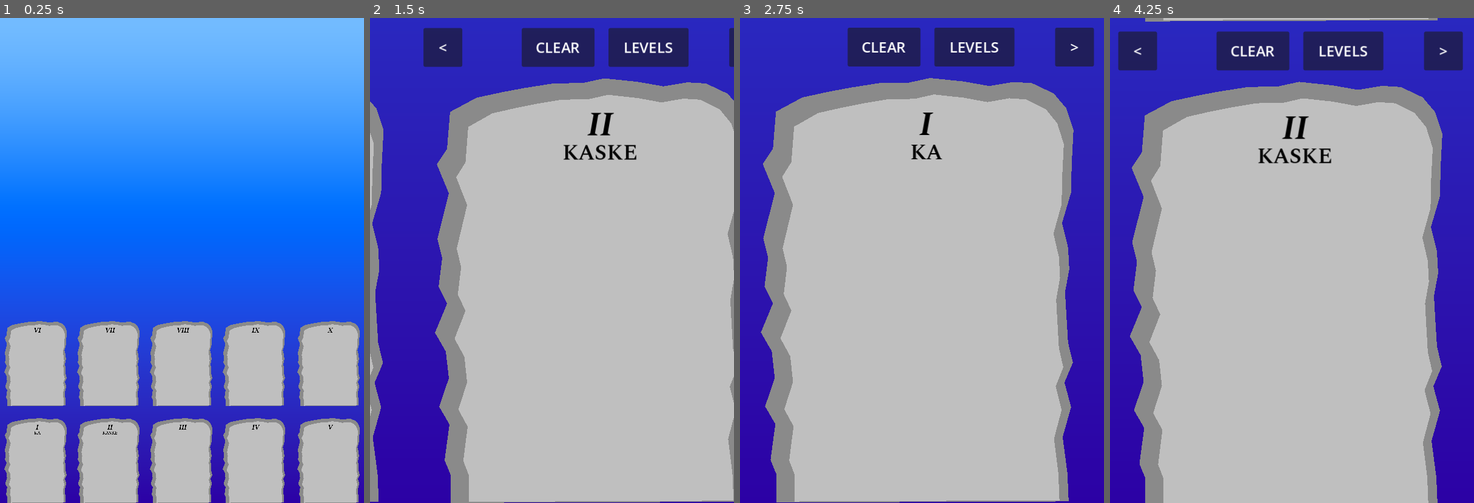
Above: before the commit, frames 1-4 (left to right).
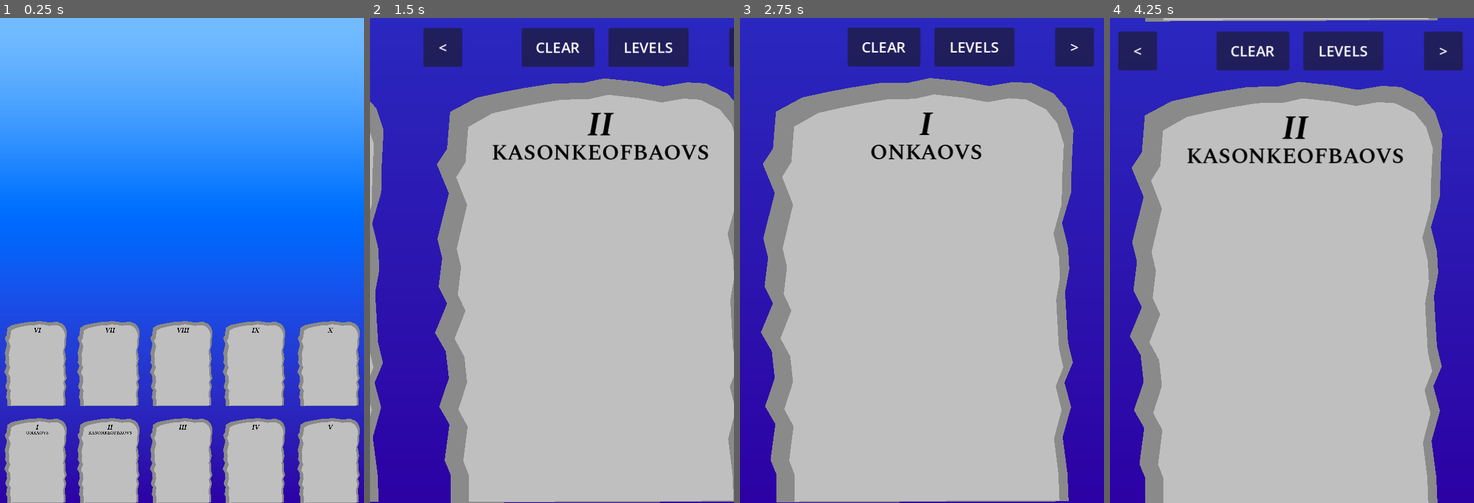
Above: after the commit, the same moments.

Repository: foolmoron/EtsaDjavul
Game: Godot game, scene res://main.tscn
Same seed, same stepped clock (60 frames per second), same inputs: the game is played once before the commit and once after it.
Inputs (mouse positions are in pixels of both pictures, inside the frame that each line leads up to):
- Up to frame 1 (0.25 s): no input
- Up to frame 2 (1.5 s): tap Enter at 0.5 s; move the mouse to (406, 469) at 0.52 s; click (406, 469) at 0.67 s; click ">" at 1.25 s
- Up to frame 3 (2.75 s): click "<" at 2 s
- Up to frame 4 (4.25 s): click "LEVELS" at 2.75 s; tap Space at 3.5 s; move the mouse to (1219, 469) at 3.52 s; click (1219, 469) at 3.67 s

The runs differ from the first frame. In frame 1, less than 0.1% of the frame differs, in the area x 7-37%, y 85-86%; in frame 2, 0.9%; in frame 3, 0.5%; in frame 4, 1.0%, in the area x 21-81%, y 26-30%.

Commit message:
sequencing

Diff:
--- a/Runes/BA.tres
+++ b/Runes/BA.tres
@@ -6,4 +6,7 @@
 script = ExtResource("1_hywdo")
 text = "BA"
 text_plural = "BAS"
+text_genitive = "BAOF"
+text_genitive_plural = "BAOVS"
+neg_prefix = "ON"
 strokes = Array[PackedVector2Array]([PackedVector2Array(-16, -241, -12, -211, -10, -183, -8, -157, -10, -127, -14, -97, …(295 unchanged characters)…
--- a/Runes/Drawing.gd
+++ b/Runes/Drawing.gd
@@ -1,6 +1,6 @@
 class_name Drawing
 
-const DEDUPE_GRID_DIST := 20.0
+const DEDUPE_GRID_DIST := 10.0
 const DEDUPE_SNAP_VEC := Vector2(DEDUPE_GRID_DIST, DEDUPE_GRID_DIST)
 
 var points: Array = []
@@ -11,7 +11,7 @@
     var drawing_points_hash: Dictionary = {}
     for l in lines:
         for p in l:
-            var rounded_to_grid: Vector2 = snapped(p, DEDUPE_SNAP_VEC)
+            var rounded_to_grid: Vector2 = p#snapped(p, DEDUPE_SNAP_VEC)
             drawing_points_hash[rounded_to_grid] = null
     points = drawing_points_hash.keys()
     rect = Rect2(points[0], Vector2(0, 0))
@@ -20,3 +20,6 @@
     for p in points:
         points_normalized.append((p - rect.position) / rect.size)
     pass
+
+func get_sort_value() -> float:
+    return -rect.get_center().dot(Vector2(1, 0.75)) # top-leftmost wins, with higher weight to horizontal
--- a/Runes/KA.tres
+++ b/Runes/KA.tres
@@ -6,4 +6,7 @@
 script = ExtResource("1_k1psn")
 text = "KA"
 text_plural = "KAS"
+text_genitive = "KAOF"
+text_genitive_plural = "KAOVS"
+neg_prefix = "ON"
 strokes = Array[PackedVector2Array]([PackedVector2Array(-64, 303, -62, 275, -62, 245, -62, 213, -60, 183, -60, 151, -60 …(235 unchanged characters)…
--- a/Runes/KE.tres
+++ b/Runes/KE.tres
@@ -6,4 +6,7 @@
 script = ExtResource("1_g6m8x")
 text = "KE"
 text_plural = "KES"
+text_genitive = "KEOF"
+text_genitive_plural = "KEOVS"
+neg_prefix = "ON"
 strokes = Array[PackedVector2Array]([PackedVector2Array(-72, 321, -74, 291, -80, 261, -78, 231, -74, 201, -74, 169, -74 …(413 unchanged characters)…
--- a/Runes/Rune.gd
+++ b/Runes/Rune.gd
@@ -3,6 +3,9 @@
 
 @export var text = ""
 @export var text_plural = ""
+@export var text_genitive = ""
+@export var text_genitive_plural = ""
+@export var neg_prefix = ""
 @export var strokes: Array[PackedVector2Array] = []
 
 const MIN_DIST := 0.01
@@ -11,6 +14,8 @@
 var rect: Rect2
 var points_normalized: PackedVector2Array = []
 var points_normalized_vflip: PackedVector2Array = []
+var points_normalized_rot: PackedVector2Array = []
+var points_normalized_rot_vflip: PackedVector2Array = []
 
 var did_ready := false
 func on_ready():
@@ -26,26 +31,30 @@
             var p2 = (p - rect.position) / rect.size
             points_normalized.append(p2)
             points_normalized_vflip.append(Vector2(p2.x, 1.0 - p2.y))
+            var p2_rot = Vector2(0.5 - (p2.y - 0.5), 0.5 + (p2.x - 0.5))
+            points_normalized_rot.append(p2_rot)
+            points_normalized_rot_vflip.append(Vector2(p2_rot.x, 1.0 - p2_rot.y))
 
-static func test_error(drawing: Drawing, rune_points_normalized: PackedVector2Array) -> float:
+static func test_error(drawing: Drawing, rune_points_normalized: PackedVector2Array, best: float) -> float:
     # var n := resource_path
     var error_sq_total := 0.0
-    var count := 0
+    var count := rune_points_normalized.size() + drawing.points_normalized.size()
     for p1 in rune_points_normalized:
         var best_dist_sq := 1e12
         for p2: Vector2 in drawing.points_normalized:
             var dist_sq := p1.distance_squared_to(p2)
             best_dist_sq = min(best_dist_sq, dist_sq)
         var error_sq := max(0.0, best_dist_sq - MIN_DIST_SQ) as float
-        error_sq_total += error_sq
-        count += 1
+        error_sq_total += error_sq / count
+        if error_sq_total > best:
+            return 9999.0
     for p1: Vector2 in drawing.points_normalized:
         var best_dist_sq := 1e12
         for p2 in rune_points_normalized:
             var dist_sq := p1.distance_squared_to(p2)
             best_dist_sq = min(best_dist_sq, dist_sq)
         var error_sq := max(0.0, best_dist_sq - MIN_DIST_SQ) as float
-        error_sq_total += error_sq
-        count += 1
-    var variance := sqrt(error_sq_total / count)
-    return variance
+        error_sq_total += error_sq / count
+        if error_sq_total > best:
+            return 9999.0
+    return error_sq_total
--- a/Tablet/DrawArea.gd
+++ b/Tablet/DrawArea.gd
@@ -61,18 +61,80 @@
 				is_drawing = true
 
 func check_drawing():
-	var drawing_lines: Array[PackedVector2Array] = []
-	for line in lines:
-		drawing_lines.append(line.points)
-	var drawing := Drawing.new(drawing_lines)
-	var runes_to_rank = []
-	for r in RuneManager.inst.all_runes:
-		runes_to_rank.append([r, r.points_normalized, "%s      " % r.resource_path])
-		runes_to_rank.append([r, r.points_normalized_vflip, "%s VFLIP" % r.resource_path])
-	var runes_ranked = Util.sorted_by(runes_to_rank, func(r): return -Rune.test_error(drawing, r[1]))
-	print("Ranking %s:" % level.name)
-	for r in runes_ranked:
-		print("\t%s: %.3f" % [r[2], Rune.test_error(drawing, r[1])])
+	var aa := Time.get_ticks_usec()
+	const TOUCH_LEEWAY = 12.0
+	var touchings = {}
+	for l1 in lines.size():
+		if not touchings.has(l1):
+			touchings[l1] = {}
+		var line1 := lines[l1]
+		var rect1 = Rect2(line1.points[0], Vector2(0, 0))
+		for p in line1.points:
+			rect1 = rect1.expand(p)
+		rect1 = rect1.grow(TOUCH_LEEWAY)
+		for l2 in lines.size():
+			var line2 := lines[l2]
+			var rect2 = Rect2(line2.points[0], Vector2(0, 0))
+			for p in line2.points:
+				rect2 = rect2.expand(p)
+			rect2 = rect2.grow(TOUCH_LEEWAY)
+			if rect1.intersects(rect2, true):
+				rect1 = rect1.merge(rect2)
+				touchings[l1][l2] = null
+				if not touchings.has(l2):
+					touchings[l2] = {}
+				touchings[l2][l1] = null
+				var to_merge = touchings[l1].keys()
+				for k in touchings[l2].keys():
+					if not to_merge.has(k):
+						to_merge.append(k)
+				var i := 0
+				while i < to_merge.size():
+					for k in touchings[to_merge[i]].keys():
+						if not to_merge.has(k):
+							to_merge.append(k)
+					i += 1
+				for m in to_merge:
+					touchings[l1].merge(touchings[m])
+					touchings[m].merge(touchings[l1])
+	var drawings: Array[Drawing] = []
+	for key in touchings.keys():
+		touchings[key] = touchings[key].keys()
+		touchings[key].sort()
+	while !touchings.is_empty():
+		var keys = touchings.keys()
+		var key = keys[0]
+		var val = touchings[key]
+		var drawing_lines: Array[PackedVector2Array] = []
+		var k := keys.size() - 1
+		while k >= 0:
+			if touchings[keys[k]] == val:
+				drawing_lines.append(lines[keys[k]].points)
+				touchings.erase(keys[k])
+			k -= 1
+		var drawing = Drawing.new(drawing_lines)
+		drawings.append(drawing)
+	drawings.sort_custom(func(a, b): return a.get_sort_value() > b.get_sort_value())
+
+	var bb := Time.get_ticks_usec()
+	print("Best for %s:" % level.name)
+	for drawing in drawings:
+		var runes_to_rank = []
+		for r in RuneManager.inst.all_runes:
+			runes_to_rank.append([r, r.points_normalized, "%s          " % r.resource_path])
+			runes_to_rank.append([r, r.points_normalized_vflip, "%s VFLIP    " % r.resource_path])
+			runes_to_rank.append([r, r.points_normalized_rot, "%s ROT      " % r.resource_path])
+			runes_to_rank.append([r, r.points_normalized_rot_vflip, "%s ROT VFLIP" % r.resource_path])
+		var res = Util.best_by(runes_to_rank, func(r, best): return -Rune.test_error(drawing, r[1], -best))
+		var best_rune = res[0]
+		var best_error = res[1]
+		print("\t%s: %.3f" % [best_rune[2], sqrt(-best_error)])
+
+	var cc := Time.get_ticks_usec()
+	print("\t\t elapsed a: %sus" % (bb - aa))
+	print("\t\t elapsed b: %sus" % (cc - bb))
+	print("\t\t elapsed c: %sus" % (Time.get_ticks_usec() - cc))
+	queue_redraw()
 
 func clear_drawing():
 	for l in lines:
--- a/Tablet/RuneSequenceEntry.gd
+++ b/Tablet/RuneSequenceEntry.gd
@@ -3,9 +3,21 @@
 
 @export var rune: Rune
 @export var plural := false
+@export var negative := false
+@export var genitive := false
 
 func get_text() -> String:
-    if plural:
-        return rune.text_plural
-    else:
-        return rune.text
+	var text: String
+	if plural:
+		if genitive:
+			text = rune.text_genitive_plural
+		else:
+			text = rune.text_plural
+	else:
+		if genitive:
+			text = rune.text_genitive
+		else:
+			text = rune.text
+	if negative:
+		text = rune.neg_prefix + text
+	return text
--- a/Tablet/drawing_line.tscn
+++ b/Tablet/drawing_line.tscn
@@ -17,3 +17,4 @@
 joint_mode = 2
 begin_cap_mode = 2
 end_cap_mode = 2
+antialiased = true
--- a/Tablet/level.tscn
+++ b/Tablet/level.tscn
@@ -28,12 +28,14 @@
 position = Vector2(293.137, 394.698)
 scale = Vector2(0.992834, 0.938725)
 color = Color(0.545098, 0.545098, 0.545098, 1)
+antialiased = true
 polygon = PackedVector2Array(-235, -256, -191, -281, -147, -291, -112, -298, -64, -306, -14, -307, 21, -315, 76, -309,  …(379 unchanged characters)…
 
 [node name="Rock" type="Polygon2D" parent="."]
 position = Vector2(301.258, 409.63)
 scale = Vector2(0.9, 0.9)
 color = Color(0.752941, 0.752941, 0.752941, 1)
+antialiased = true
 polygon = PackedVector2Array(-235, -256, -191, -281, -147, -291, -112, -298, -64, -306, -14, -307, 21, -315, 76, -309,  …(379 unchanged characters)…
 
 [node name="LevelLabel" type="Label" parent="."]
--- a/Util/Util.gd
+++ b/Util/Util.gd
@@ -9,3 +9,17 @@
 	for p in pairs:
 		final.append(p[0])
 	return final
+
+static func best_by(array: Array, key_func: Callable):
+	# var pairs: Array = []
+	# for item in array:
+	# 	pairs.append([item, key_func.call(item,)])
+	# pairs.sort_custom(func(a, b): return a[1] > b[1])
+	var best = -1e12
+	var best_item = null
+	for item in array:
+		var val := float(key_func.call(item, best))
+		if val > best:
+			best = val
+			best_item = item
+	return [best_item, best]
--- a/main.tscn
+++ b/main.tscn
@@ -24,17 +24,30 @@
 [sub_resource type="Resource" id="Resource_1t3d6"]
 script = ExtResource("7_ef4bo")
 rune = ExtResource("3_lxc4q")
-plural = false
+plural = true
+negative = true
+genitive = true
 
 [sub_resource type="Resource" id="Resource_jkp1n"]
 script = ExtResource("7_ef4bo")
 rune = ExtResource("3_lxc4q")
 plural = true
+negative = false
+genitive = false
 
 [sub_resource type="Resource" id="Resource_xrqcr"]
 script = ExtResource("7_ef4bo")
 rune = ExtResource("4_qxw0r")
 plural = false
+negative = true
+genitive = true
+
+[sub_resource type="Resource" id="Resource_8fg0p"]
+script = ExtResource("7_ef4bo")
+rune = ExtResource("5_hdu62")
+plural = true
+negative = false
+genitive = true
 
 [node name="Main" type="Node2D"]
 script = ExtResource("1_704a6")
@@ -43,7 +56,7 @@
 
 [node name="RuneManager" type="Node" parent="."]
 script = ExtResource("2_kanbu")
-all_runes = Array[Resource("res://Runes/Rune.gd")]([ExtResource("3_lxc4q"), ExtResource("4_qxw0r"), ExtResource("5_hdu62")])
+all_runes = Array[Resource("res://Runes/Rune.gd")]([ExtResource("3_lxc4q"), ExtResource("4_qxw0r"), ExtResource("5_hdu62"), ExtResource("5_hdu62"), ExtResource("5_hdu62"), ExtResource("5_hdu62")])
 
 [node name="Camera2D" type="Camera2D" parent="."]
 unique_name_in_owner = true
@@ -69,7 +82,7 @@
 position = Vector2(120, 640)
 scale = Vector2(0.2, 0.2)
 level_name = "II"
-phrase = Array[ExtResource("7_ef4bo")]([SubResource("Resource_jkp1n"), SubResource("Resource_xrqcr")])
+phrase = Array[ExtResource("7_ef4bo")]([SubResource("Resource_jkp1n"), SubResource("Resource_xrqcr"), SubResource("Resource_8fg0p")])
 
 [node name="Level3" parent="." instance=ExtResource("1_blnp8")]
 position = Vector2(240, 640)
--- a/project.godot
+++ b/project.godot
@@ -27,6 +27,7 @@
 window/size/viewport_height=800
 window/stretch/mode="viewport"
 window/handheld/orientation=1
+window/quality/msaa_2d=0
 
 [rendering]
 
Not shown: 1 places in main.tscn that only renumber resources
